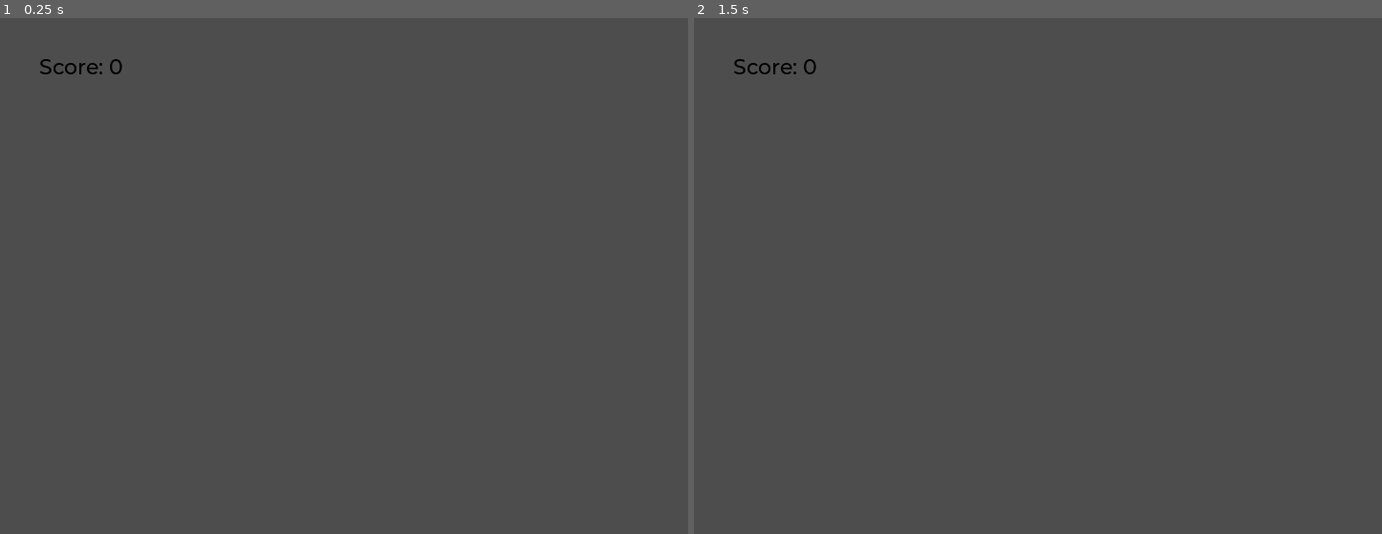
Above: before the commit, frames 1-2 (left to right).
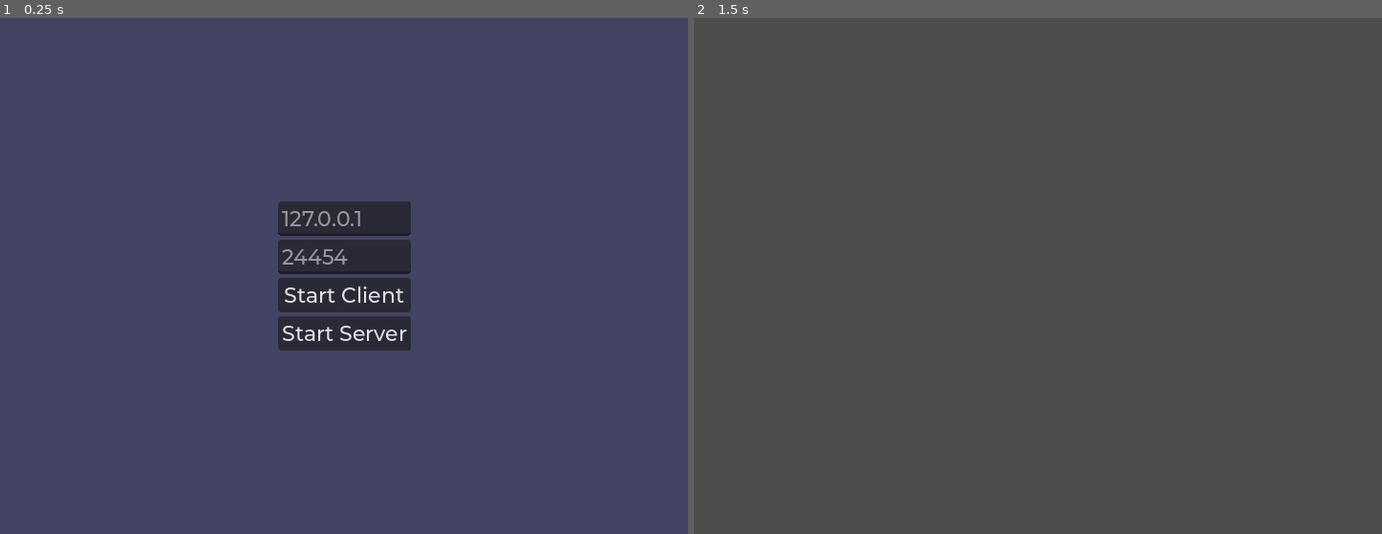
Above: after the commit, the same moments.

Repository: shmingusdingus/wizard-slop
Game: Godot game, scene res://scenes/main.tscn
Two runs of this game, one before a commit and one after it. Both use one fixed random seed, a clock stepped at 60 frames per second and the inputs below.
Inputs (mouse positions are in pixels of both pictures, inside the frame that each line leads up to):
- Up to frame 1 (0.25 s): no input
- Up to frame 2 (1.5 s): click (1038, 332) at 0.5 s, where only the run after the commit has a clickable "Start Server"; tap Enter at 1.25 s; hold D (move_right) from 1.28 s (still down); hold Keypad 2 (create_client) from 1.28 s (still down)

The runs differ from the first frame. In frame 1, 5.2% of the frame differs, in the area x 5-60%, y 7-65%; in frame 2, 0.1%.

Commit message:
Add connection menu at game start, defaults to localhost and 24454

Diff:
--- a/scenes/main.tscn
+++ b/scenes/main.tscn
@@ -1,17 +1,48 @@
-[gd_scene load_steps=8 format=3 uid="uid://bta11quox1k0i"]
+[gd_scene load_steps=9 format=3 uid="uid://bta11quox1k0i"]
 
 [ext_resource type="Script" uid="uid://c2575xxndpfwr" path="res://scripts/main.gd" id="1_tbgi4"]
 [ext_resource type="PackedScene" uid="uid://d281rpu4m46xo" path="res://scenes/player.tscn" id="2_tefeu"]
 [ext_resource type="PackedScene" uid="uid://na58botoqv7o" path="res://scenes/arena.tscn" id="3_o6xl0"]
 [ext_resource type="Script" uid="uid://cdrhor5evn08p" path="res://scripts/multiplayer_spawner.gd" id="4_o6xl0"]
 [ext_resource type="FontFile" uid="uid://d26ygm7uwqeib" path="res://fonts/Montserrat-Medium.ttf" id="4_tipki"]
-[ext_resource type="Script" uid="uid://s0w0ysvlcyfh" path="res://scripts/score_label.gd" id="5_85g3d"]
+
+[sub_resource type="StyleBoxFlat" id="StyleBoxFlat_tefeu"]
+content_margin_left = 4.0
+content_margin_top = 4.0
+content_margin_right = 4.0
+content_margin_bottom = 4.0
+bg_color = Color(1, 1, 1, 0.75)
+draw_center = false
+border_width_left = 2
+border_width_top = 2
+border_width_right = 2
+border_width_bottom = 2
+corner_radius_top_left = 3
+corner_radius_top_right = 3
+corner_radius_bottom_right = 3
+corner_radius_bottom_left = 3
+corner_detail = 5
+expand_margin_left = 2.0
+expand_margin_top = 2.0
+expand_margin_right = 2.0
+expand_margin_bottom = 2.0
+
+[sub_resource type="StyleBoxEmpty" id="StyleBoxEmpty_o6xl0"]
 
 [sub_resource type="Theme" id="Theme_lquwl"]
 default_font = ExtResource("4_tipki")
 default_font_size = 22
 Label/colors/font_color = Color(0, 0, 0, 1)
+Label/colors/font_outline_color = Color(0, 0, 0, 1)
+Label/colors/font_shadow_color = Color(0, 0, 0, 0)
+Label/constants/line_spacing = 3
+Label/constants/outline_size = 0
+Label/constants/shadow_offset_x = 1
+Label/constants/shadow_offset_y = 1
+Label/constants/shadow_outline_size = 1
 Label/fonts/font = ExtResource("4_tipki")
+Label/styles/focus = SubResource("StyleBoxFlat_tefeu")
+Label/styles/normal = SubResource("StyleBoxEmpty_o6xl0")
 
 [node name="Main" type="Node"]
 script = ExtResource("1_tbgi4")
@@ -43,16 +74,8 @@
 grow_vertical = 2
 theme = SubResource("Theme_lquwl")
 
-[node name="ScoreLabel" type="Label" parent="UserInterface"]
-layout_mode = 0
-offset_left = 41.0
-offset_top = 37.0
-offset_right = 102.0
-offset_bottom = 60.0
-text = "Score: 0"
-script = ExtResource("5_85g3d")
-
 [node name="Retry" type="ColorRect" parent="UserInterface"]
+visible = false
 layout_mode = 1
 anchors_preset = 15
 anchor_right = 1.0
@@ -74,7 +97,43 @@
 offset_bottom = 14.0
 grow_horizontal = 2
 grow_vertical = 2
-text = "Press \"Space\" to Retry"
+text = "Press \"Space\" to Respawn"
+
+[node name="ConnectionMenu" type="ColorRect" parent="UserInterface"]
+layout_mode = 1
+offset_right = 720.0
+offset_bottom = 540.0
+color = Color(0, 0, 1, 0.1254902)
+
+[node name="ConnectionContainer" type="VBoxContainer" parent="UserInterface/ConnectionMenu"]
+layout_mode = 1
+anchors_preset = 8
+anchor_left = 0.5
+anchor_top = 0.5
+anchor_right = 0.5
+anchor_bottom = 0.5
+offset_left = -54.0
+offset_top = -18.0
+offset_right = 54.0
+offset_bottom = 18.0
+grow_horizontal = 2
+grow_vertical = 2
+
+[node name="ServerIp" type="LineEdit" parent="UserInterface/ConnectionMenu/ConnectionContainer"]
+layout_mode = 2
+placeholder_text = "127.0.0.1"
+
+[node name="ServerPort" type="LineEdit" parent="UserInterface/ConnectionMenu/ConnectionContainer"]
+layout_mode = 2
+placeholder_text = "24454"
+
+[node name="ClientButton" type="Button" parent="UserInterface/ConnectionMenu/ConnectionContainer"]
+layout_mode = 2
+text = "Start Client"
+
+[node name="ServerButton" type="Button" parent="UserInterface/ConnectionMenu/ConnectionContainer"]
+layout_mode = 2
+text = "Start Server"
 
 [node name="Timer" type="Timer" parent="."]
 wait_time = 0.5
@@ -85,4 +144,5 @@
 [node name="SpawnZedNeg" type="Marker3D" parent="."]
 transform = Transform3D(-0.99999994, 0, -8.742277e-08, 0, 1, 0, 8.742277e-08, 0, -0.99999994, 0, 0.5, -10)
 
-[connection signal="timeout" from="Timer" to="." method="_on_mob_timer_timeout"]
+[connection signal="pressed" from="UserInterface/ConnectionMenu/ConnectionContainer/ClientButton" to="." method="_on_client_button_pressed"]
+[connection signal="pressed" from="UserInterface/ConnectionMenu/ConnectionContainer/ServerButton" to="." method="_on_server_button_pressed"]
--- a/scripts/main.gd
+++ b/scripts/main.gd
@@ -25,7 +25,31 @@
 func _unhandled_input(event):
 	if event.is_action_pressed("ui_accept") and $UserInterface/Retry.visible:
 		get_tree().reload_current_scene()
-	if event.is_action_pressed("create_server"):
-		NetworkHandler.start_server()
-	if event.is_action_pressed("create_client"):
-		NetworkHandler.start_client()
+
+func _on_server_button_pressed() -> void:
+	if $UserInterface/ConnectionMenu/ConnectionContainer/ServerPort:
+		var port_text = $UserInterface/ConnectionMenu/ConnectionContainer/ServerPort.text
+		var port = 24454
+
+		if not port_text.is_empty():
+			port = int(port_text)
+
+		if port >= 1 and port <= 65535:
+			NetworkHandler.start_server(port)
+			$UserInterface/ConnectionMenu.hide()
+
+func _on_client_button_pressed() -> void:
+	if $UserInterface/ConnectionMenu/ConnectionContainer/ServerIp and $UserInterface/ConnectionMenu/ConnectionContainer/ServerPort:
+		var ip = $UserInterface/ConnectionMenu/ConnectionContainer/ServerIp.text
+		var port_text = $UserInterface/ConnectionMenu/ConnectionContainer/ServerPort.text
+		var port = 24454
+
+		if ip.is_empty():
+			ip = "127.0.0.1"
+
+		if not port_text.is_empty():
+			port = int(port_text)
+
+		if ip.is_valid_ip_address() and port >= 1 and port <= 65535:
+			NetworkHandler.start_client(ip, port)
+			$UserInterface/ConnectionMenu.hide()
--- a/scripts/network_handler.gd
+++ b/scripts/network_handler.gd
@@ -1,17 +1,16 @@
 extends Node
 
-const IP_ADDRESS: String = "localhost"
-const PORT: int = 24454
+#const IP_ADDRESS: String = "localhost"
+#const PORT: int = 24454
 const MAX_CLIENTS: int = 3
 var peer: ENetMultiplayerPeer
 
-
-func start_server() -> void:
+func start_server(port: int) -> void:
 	peer = ENetMultiplayerPeer.new()
-	peer.create_server(PORT, MAX_CLIENTS)
+	peer.create_server(port, MAX_CLIENTS)
 	multiplayer.multiplayer_peer = peer
 
-func start_client() -> void:
+func start_client(ip: String, port: int) -> void:
 	peer = ENetMultiplayerPeer.new()
-	peer.create_client(IP_ADDRESS, PORT)
+	peer.create_client(ip, port)
 	multiplayer.multiplayer_peer = peer
--- a/scripts/score_label.gd
+++ /dev/null
@@ -1,8 +0,0 @@
-extends Label
-
-var score = 0
-
-
-func _on_mob_squashed():
-	score += 1
-	text = "Score: %s" % score
--- a/spells/projectiles/spell_projectile.gd
+++ b/spells/projectiles/spell_projectile.gd
@@ -5,7 +5,7 @@
 var speed: float = 10.0
 var velocity: Vector3 = Vector3.ZERO
 var element_color: Color = Color(1,1,1)
-var damage: float = 1.0
+var damage: float = 50.0
 var status_effect: String = ""
 var orientation: Vector3 = Vector3.ZERO
 
Not shown, removed: scripts/score_label.gd.uid
